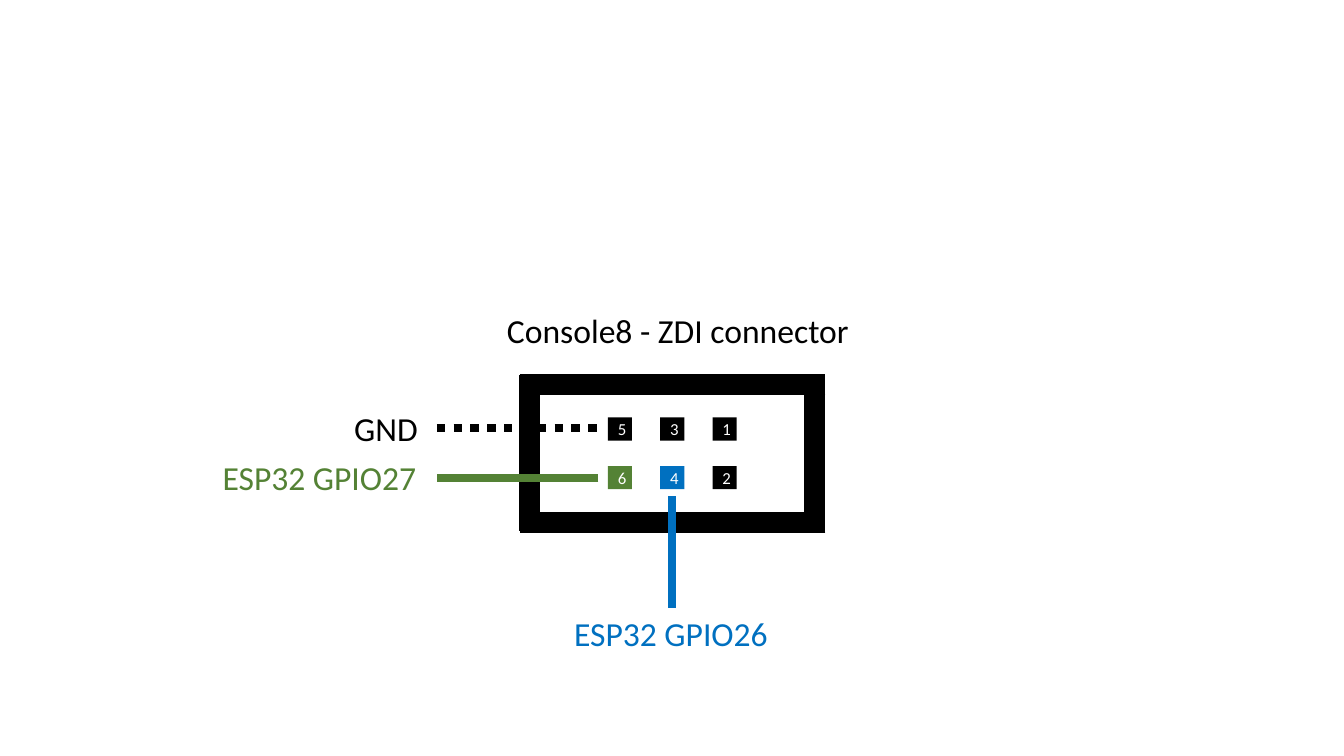
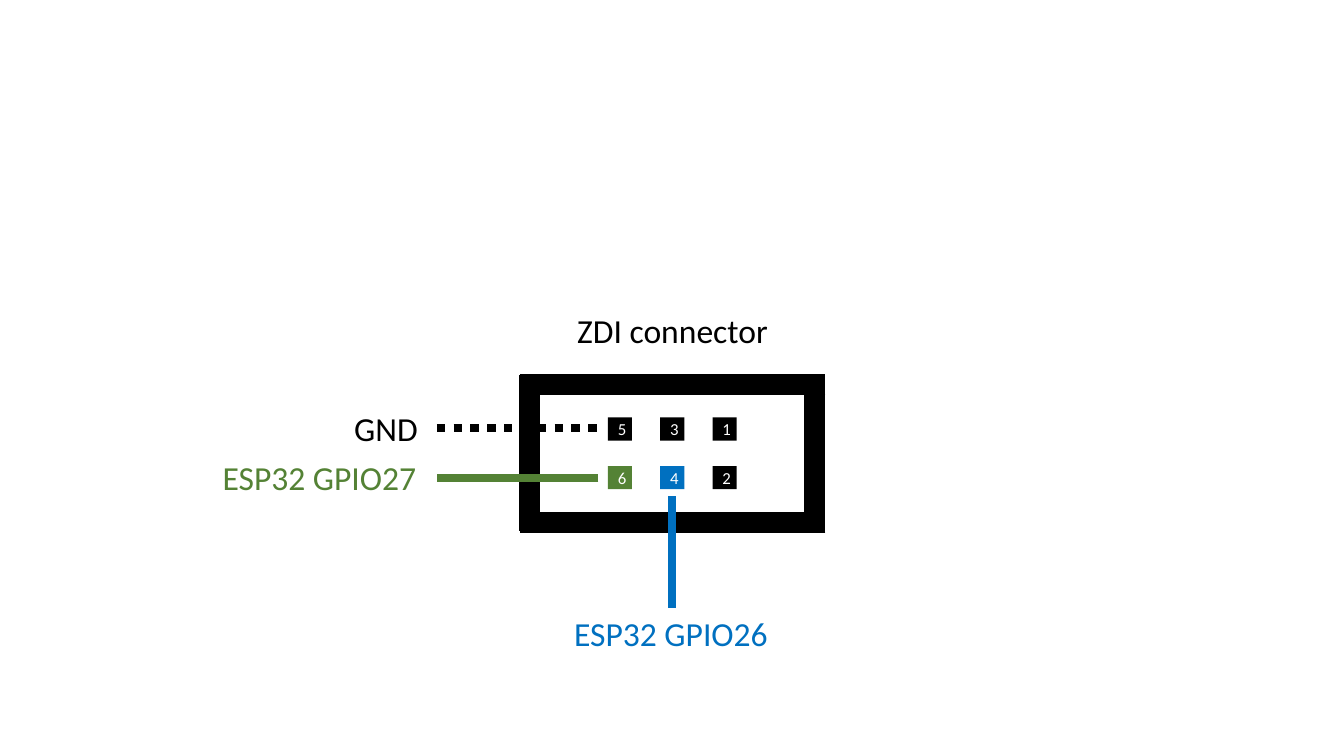
Before and after one commit to envenomator/agon-recovery, a slide deck: slide 1 of media/zdi.pptx. Drawn at 1344x756 pixels with LibreOffice and Linux fonts; fonts in the diff are those of the drawing. Boxes give left, top, right and bottom in pixels: in the first picture for what was removed or moved away, otherwise in the second. Text is boxed around its words. In the diff, an @@ line names an element or a change of style, - is before the commit and + after.

Commit message:
ZDI connector overview

```diff
--- a/media/zdi.pptx
+++ b/media/zdi.pptx
@@ text at [577,321,768,344]: text changed @@
-Console8 - ZDI connector
+ZDI connector
```
Also in this commit, not shown: 1 other file.
